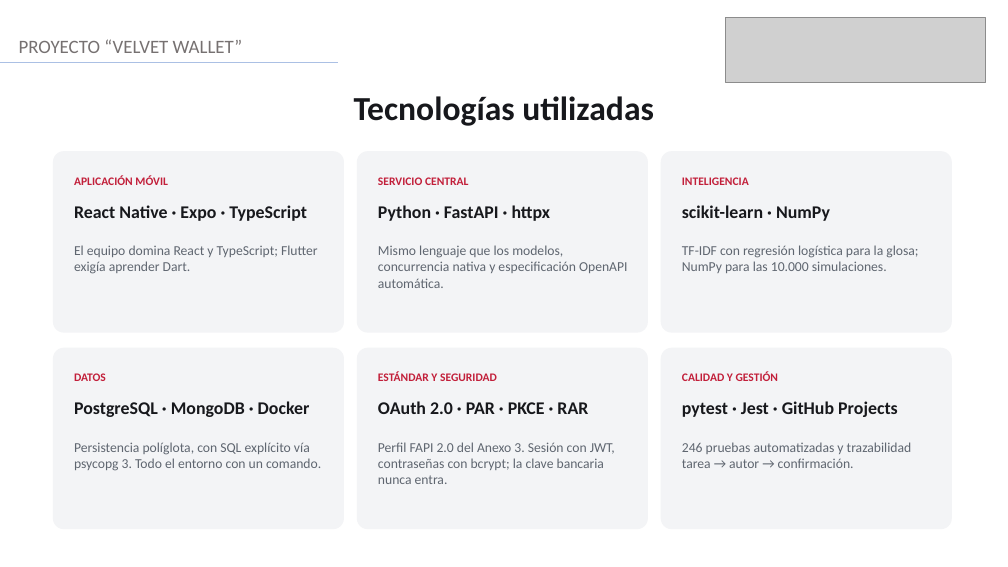
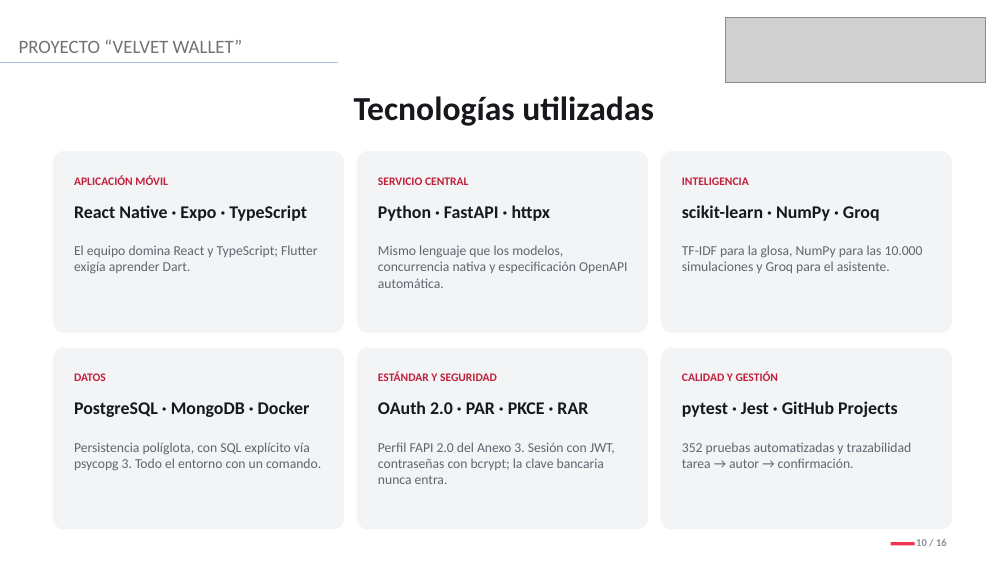
Before and after one commit to JossPa/VelvetWallet, a slide deck: slide 10 of Fase 3/Evidencias_Grupales/Presentación Final del proyecto (Español).pptx. Drawn at 1008x567 pixels with LibreOffice and Linux fonts; fonts in the diff are those of the drawing; grey boxes stand for pictures. Boxes give left, top, right and bottom in pixels: in the first picture for what was removed or moved away, otherwise in the second. Text is boxed around its words. In the diff, an @@ line names an element or a change of style, - is before the commit and + after.

Commit message:
docs(fase3): presentacion para el examen final
Aplica la retroalimentacion del 16-nov: objetivos en orden, sin destacar el sobrecompromiso, demo con el dashboard por mes y categoria y con el asistente, y cifras al dia (352 pruebas). Incorpora la mascota y la app en un marco de telefono, con indicador de avance en cada lamina.

```diff
--- a/Fase 3/Evidencias_Grupales/Presentación Final del proyecto (Español).pptx
+++ b/Fase 3/Evidencias_Grupales/Presentación Final del proyecto (Español).pptx
@@ text at (682, 205, 880, 221): text changed @@
-scikit-learn · NumPy
+scikit-learn · NumPy · Groq
@@ text at (682, 245, 923, 273): text changed @@
-TF-IDF con regresión logística para la glosa; NumPy para las 10.000 simulaciones.
+TF-IDF para la glosa, NumPy para las 10.000 simulaciones y Groq para el asistente.
@@ text at (682, 442, 912, 468): text changed @@
-246 pruebas automatizadas y trazabilidad tarea → autor → confirmación.
+352 pruebas automatizadas y trazabilidad tarea → autor → confirmación.
@@ text added at (916, 539, 947, 546), 10 pt, text #8A8F98, bold @@
+10 / 16
@@ rectangle added at (891, 542, 915, 545), fill #EE3450 @@
```
Also in this commit, not shown: 15 other slides changed.
